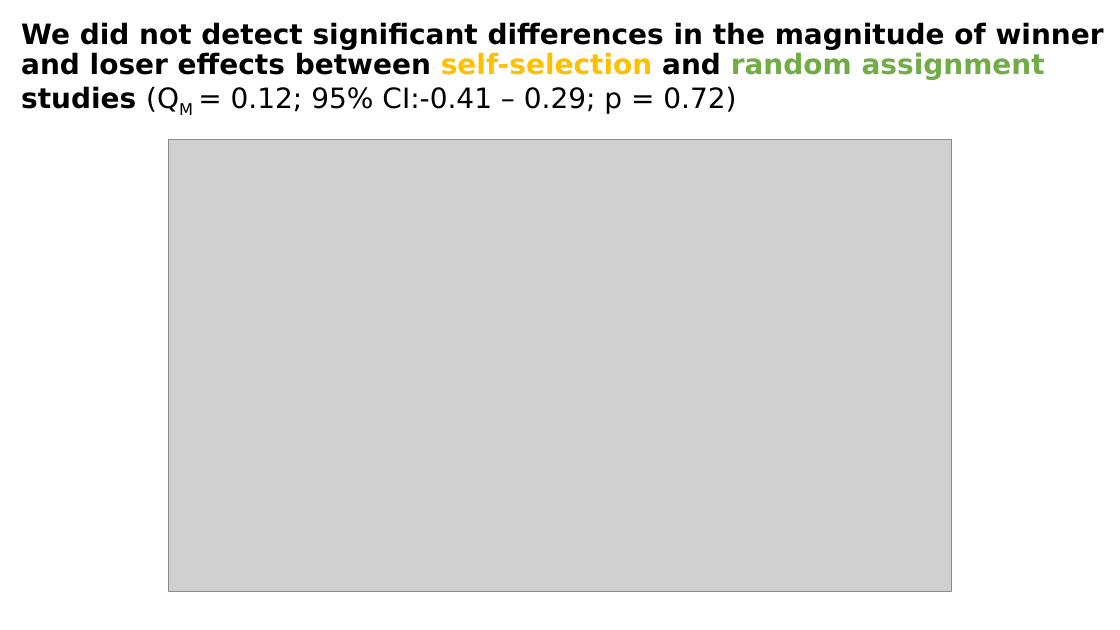
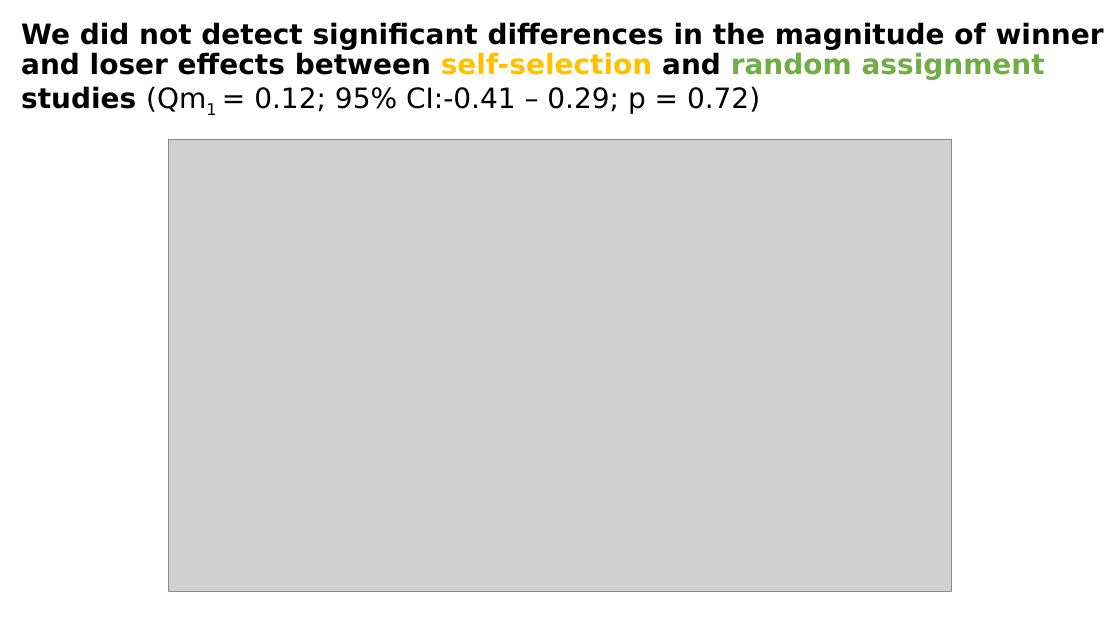
Before and after one commit to janyan33/winner-loser, a slide deck: slide 14 of winner_loser_data-lunch.pptx. Drawn at 1120x630 pixels with LibreOffice and Linux fonts; fonts in the diff are those of the drawing; grey boxes stand for pictures. Boxes give left, top, right and bottom in pixels: in the first picture for what was removed or moved away, otherwise in the second. Text is boxed around its words. In the diff, an @@ line names an element or a change of style, - is before the commit and + after.

```diff
--- a/winner_loser_data-lunch.pptx
+++ b/winner_loser_data-lunch.pptx
@@ text at [21,22,1104,114]: text changed @@
-We did not detect significant differences in the magnitude of winner and loser effects between self-selection and random assignment studies (QM = 0.12; 95% CI:-0.41 – 0.29; p = 0.72)
+We did not detect significant differences in the magnitude of winner and loser effects between self-selection and random assignment studies (Qm1 = 0.12; 95% CI:-0.41 – 0.29; p = 0.72)
```
Also in this commit, not shown: 4 other slides changed, 4 other files.
